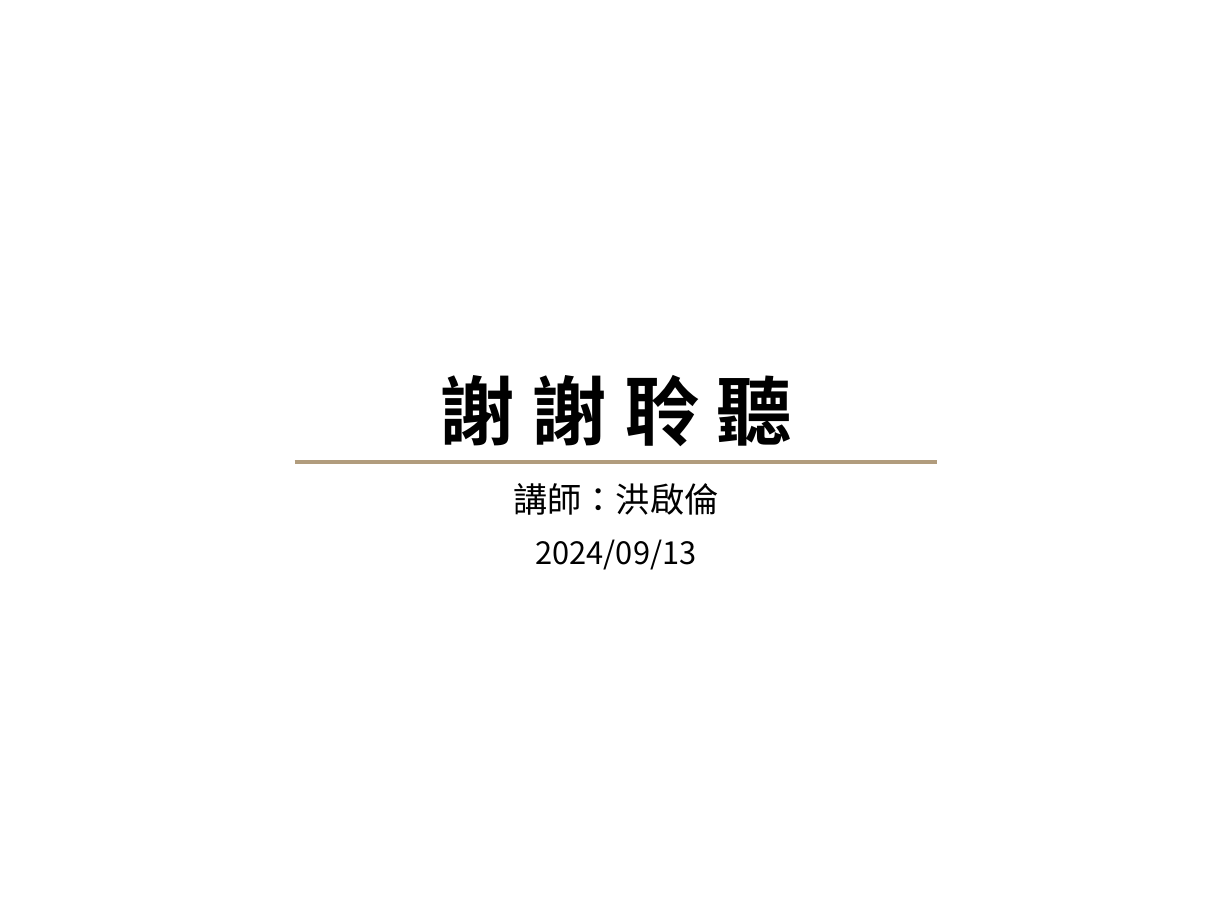
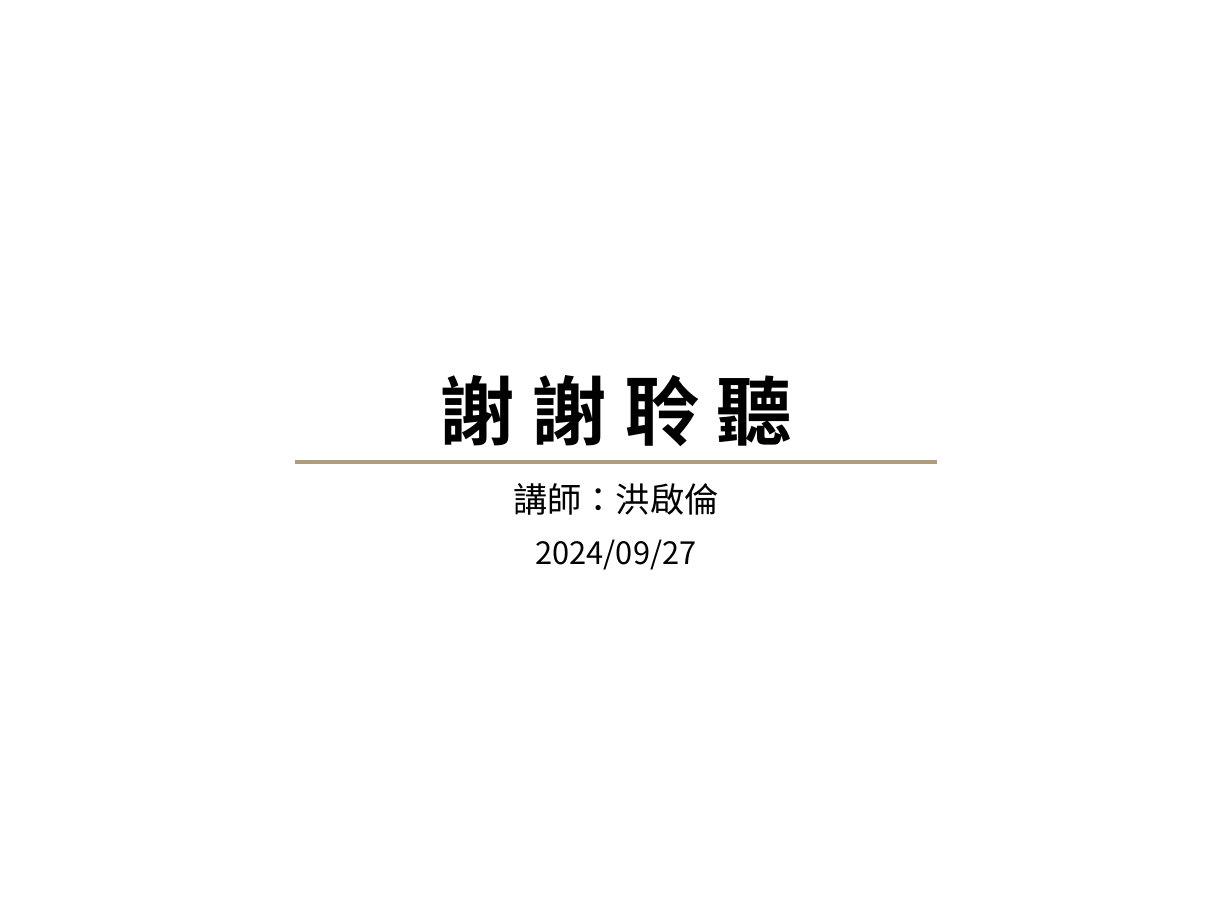
Before and after one commit to guzun0325/Data-Analysis, a slide deck: slide 35 of 1131 有得科學社-數據分析.pptx (slide 32 before the commit). Drawn at 1232x924 pixels with LibreOffice and Linux fonts; fonts in the diff are those of the drawing. Boxes give left, top, right and bottom in pixels: in the first picture for what was removed or moved away, otherwise in the second. Text is boxed around its words. In the diff, an @@ line names an element or a change of style, - is before the commit and + after.

```diff
--- a/1131 有得科學社-數據分析.pptx
+++ b/1131 有得科學社-數據分析.pptx
@@ text at [536, 539, 697, 570]: text changed @@
-2024/09/13
+2024/09/27
```
Also in this commit, not shown: 3 slides added.
